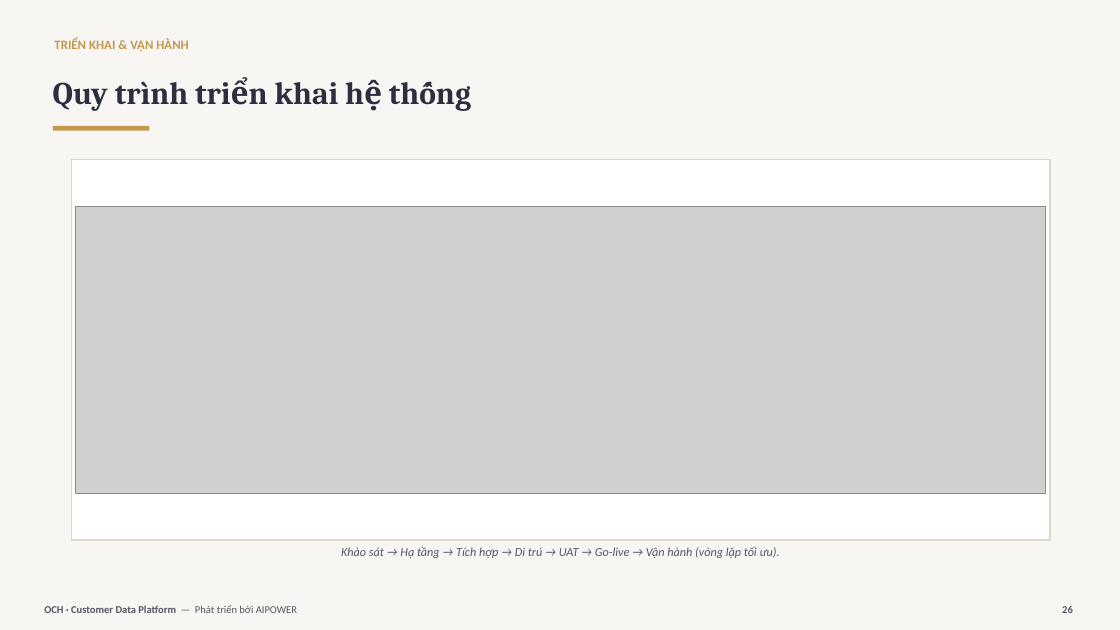
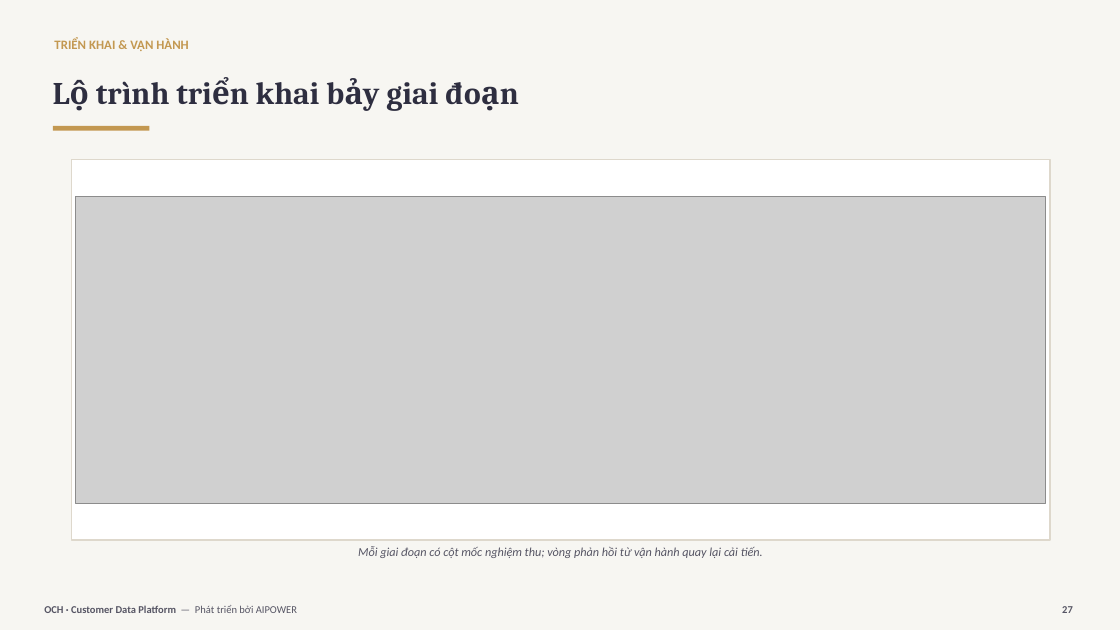
Before and after one commit to trungtm78/AICDP, a slide deck: slide 27 of docs/OCH-CDP-Gioi-thieu.pptx (slide 26 before the commit). Drawn at 1120x630 pixels with LibreOffice and Linux fonts; fonts in the diff are those of the drawing; grey boxes stand for pictures. Boxes give left, top, right and bottom in pixels: in the first picture for what was removed or moved away, otherwise in the second. Text is boxed around its words. In the diff, an @@ line names an element or a change of style, - is before the commit and + after.

```diff
--- a/docs/OCH-CDP-Gioi-thieu.pptx
+++ b/docs/OCH-CDP-Gioi-thieu.pptx
@@ text at (x1=96, y1=81, x2=438, y2=111): text changed @@
-Quy trình triển khai hệ thống
+Lộ trình triển khai bảy giai đoạn
@@ picture resized from (x1=76, y1=207, x2=1046, y2=494) to (x1=76, y1=197, x2=1046, y2=503) @@
@@ text at (x1=358, y1=546, x2=763, y2=558): text changed @@
-Khảo sát → Hạ tầng → Tích hợp → Di trú → UAT → Go-live → Vận hành (vòng lặp tối ưu).
+Mỗi giai đoạn có cột mốc nghiệm thu; vòng phản hồi từ vận hành quay lại cải tiến.
@@ text at (x1=1062, y1=606, x2=1073, y2=613): text changed @@
-26
+27
```
Also in this commit, not shown: 33 other slides changed, 10 slides added, 12 slides removed, 6 other files.
